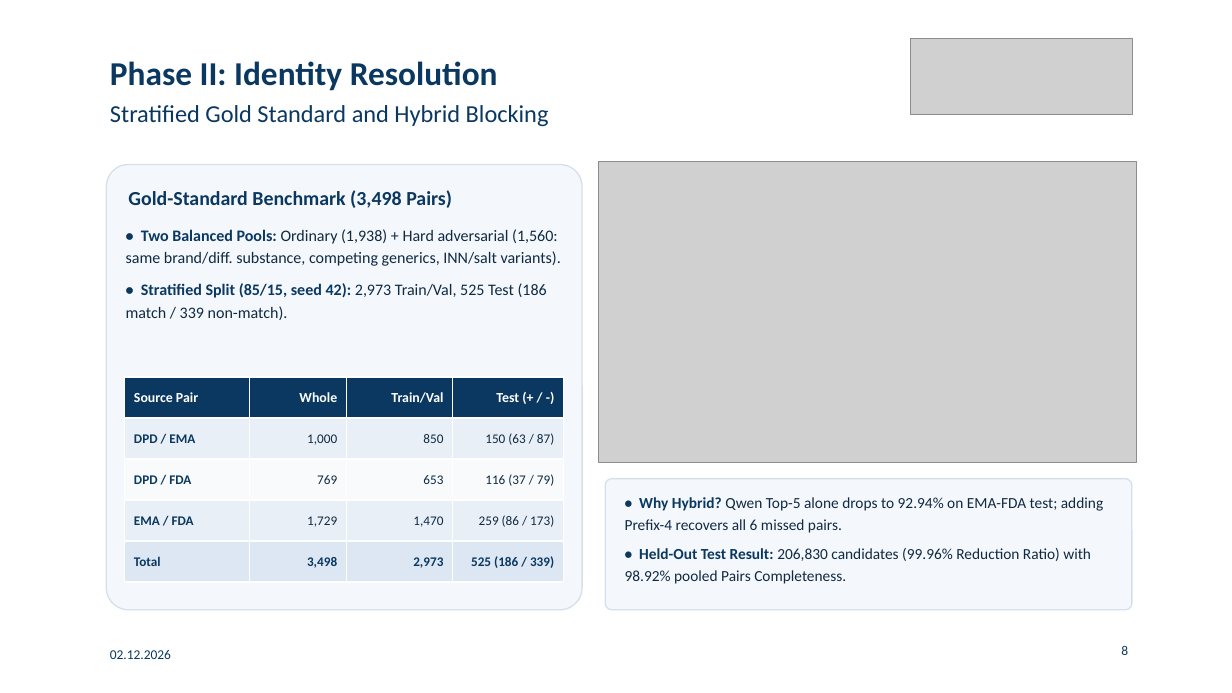
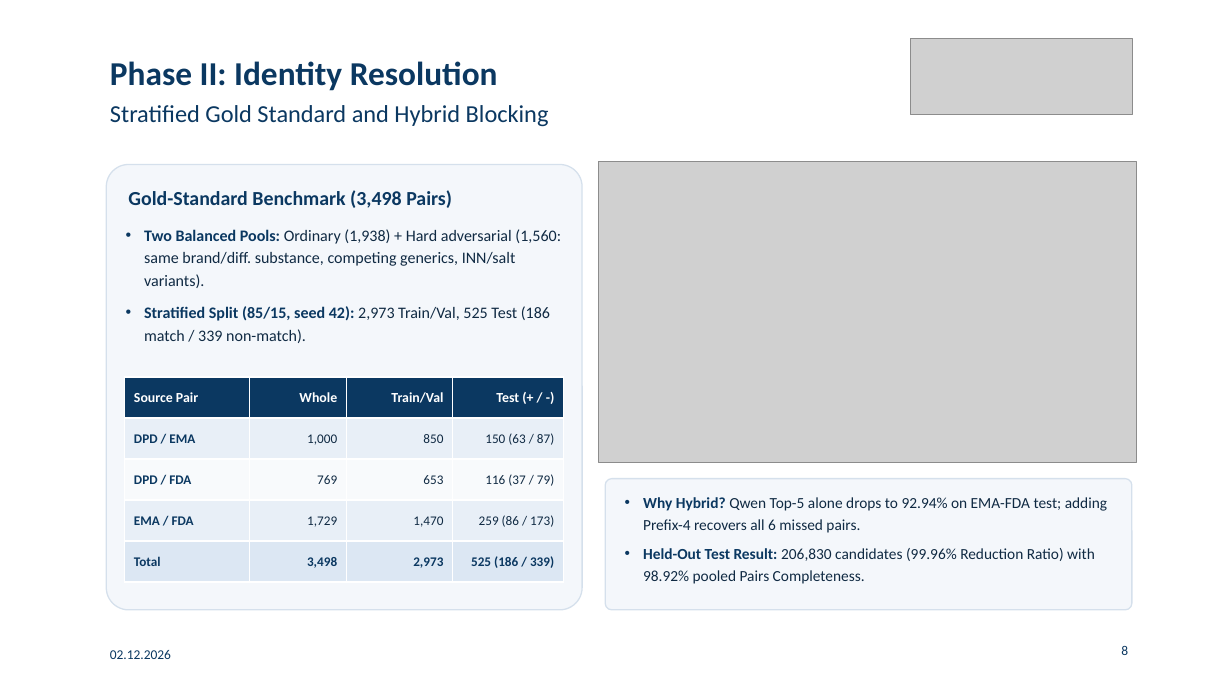
Before and after one commit to gabegagster/wdi-drug-integration, a slide deck: slide 8 of docs/presentation/wdi_drug_integration_presentation.pptx. Drawn at 1232x693 pixels with LibreOffice and Linux fonts; fonts in the diff are those of the drawing; grey boxes stand for pictures. Boxes give left, top, right and bottom in pixels: in the first picture for what was removed or moved away, otherwise in the second. Text is boxed around its words. In the diff, an @@ line names an element or a change of style, - is before the commit and + after.

```diff
--- a/docs/presentation/wdi_drug_integration_presentation.pptx
+++ b/docs/presentation/wdi_drug_integration_presentation.pptx
@@ text at (x1=144, y1=229, x2=561, y2=343): text changed @@
-• Two Balanced Pools: Ordinary (1,938) + Hard adversarial (1,560: same brand/diff. substance, competing generics, INN/salt variants).
-• Stratified Split (85/15, seed 42): 2,973 Train/Val, 525 Test (186 match / 339 non-match).
+• Two Balanced Pools: Ordinary (1,938) + Hard adversarial (1,560: same brand/diff. substance, competing generics, INN/salt variants).
+• Stratified Split (85/15, seed 42): 2,973 Train/Val, 525 Test (186 match / 339 non-match).
@@ text at (x1=643, y1=497, x2=1107, y2=584): text changed @@
-• Why Hybrid? Qwen Top-5 alone drops to 92.94% on EMA-FDA test; adding Prefix-4 recovers all 6 missed pairs.
-• Held-Out Test Result: 206,830 candidates (99.96% Reduction Ratio) with 98.92% pooled Pairs Completeness.
+• Why Hybrid? Qwen Top-5 alone drops to 92.94% on EMA-FDA test; adding Prefix-4 recovers all 6 missed pairs.
+• Held-Out Test Result: 206,830 candidates (99.96% Reduction Ratio) with 98.92% pooled Pairs Completeness.
```
Also in this commit, not shown: 11 other slides changed, 1 other file.
